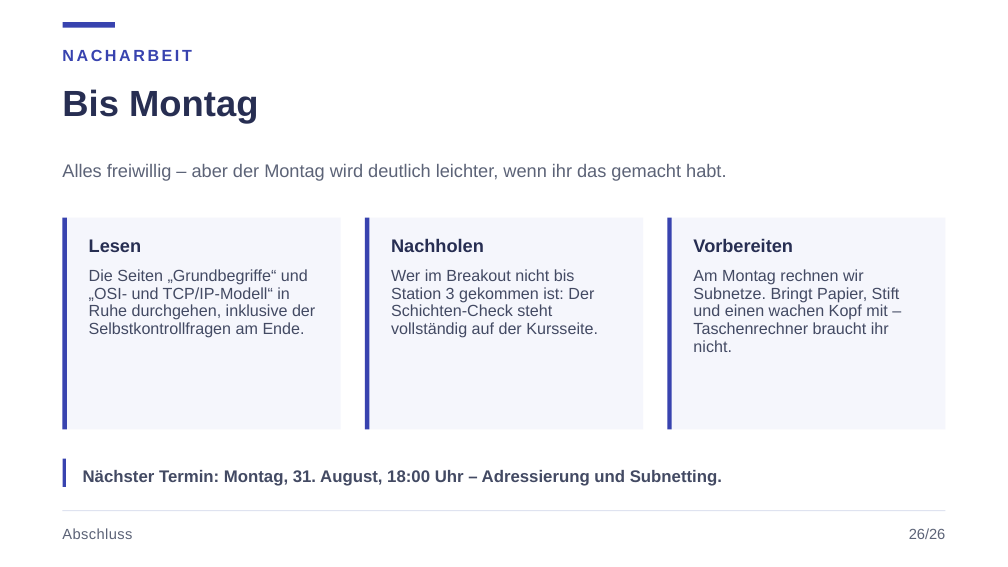
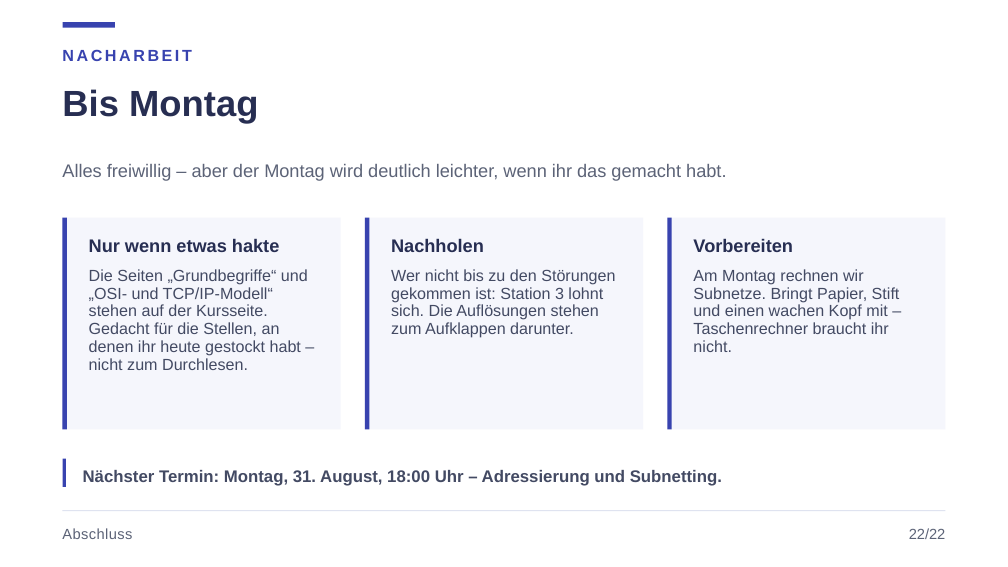
Before and after one commit to JacobMenge/kurs-unterlagen, a slide deck: slide 28 of folien/dist/01-netzwerke-grundlagen.pptx (slide 32 before the commit). Drawn at 1008x567 pixels with LibreOffice and Linux fonts; fonts in the diff are those of the drawing. Boxes give left, top, right and bottom in pixels: in the first picture for what was removed or moved away, otherwise in the second. Text is boxed around its words. In the diff, an @@ line names an element or a change of style, - is before the commit and + after.

```diff
--- a/folien/dist/01-netzwerke-grundlagen.pptx
+++ b/folien/dist/01-netzwerke-grundlagen.pptx
@@ text at box(89, 238, 279, 252): text changed @@
-Lesen
+Nur wenn etwas hakte
@@ text at box(89, 269, 308, 370): text changed @@
-Die Seiten „Grundbegriffe“ und „OSI- und TCP/IP-Modell“ in Ruhe durchgehen, inklusive der Selbstkontrollfragen am Ende.
+Die Seiten „Grundbegriffe“ und „OSI- und TCP/IP-Modell“ stehen auf der Kursseite. Gedacht für die Stellen, an denen ihr heute gestockt habt – nicht zum Durchlesen.
@@ text at box(391, 269, 615, 338): text changed @@
-Wer im Breakout nicht bis Station 3 gekommen ist: Der Schichten-Check steht vollständig auf der Kursseite.
+Wer nicht bis zu den Störungen gekommen ist: Station 3 lohnt sich. Die Auflösungen stehen zum Aufklappen darunter.
@@ text at box(909, 528, 946, 539): text changed @@
-26/26
+22/22
```
Also in this commit, not shown: 16 other slides changed, 6 slides added, 10 slides removed, 22 other files.
